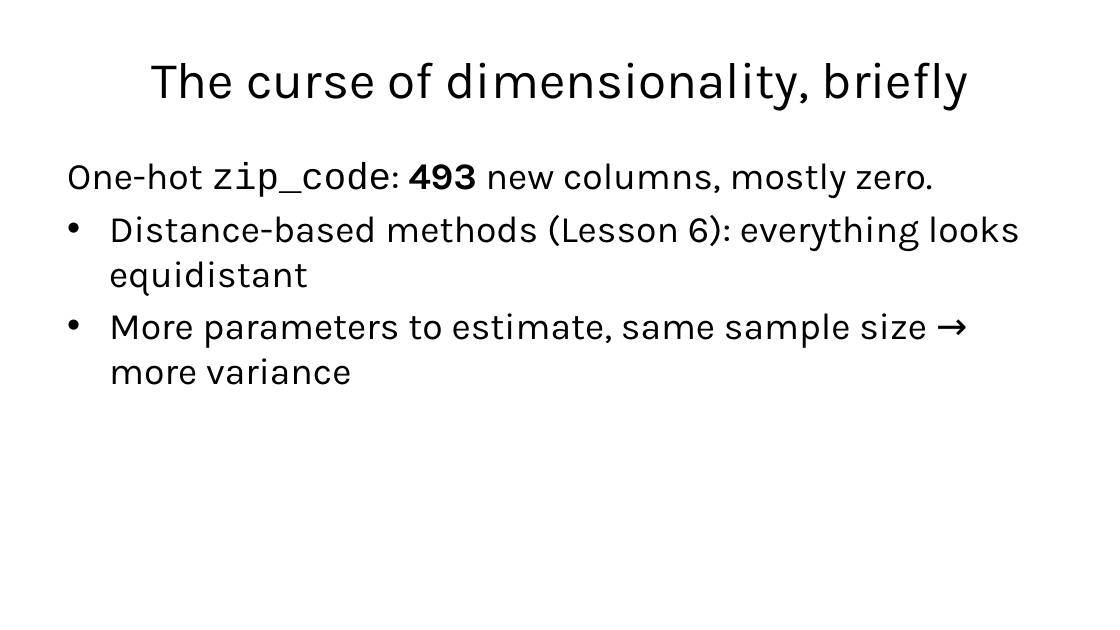
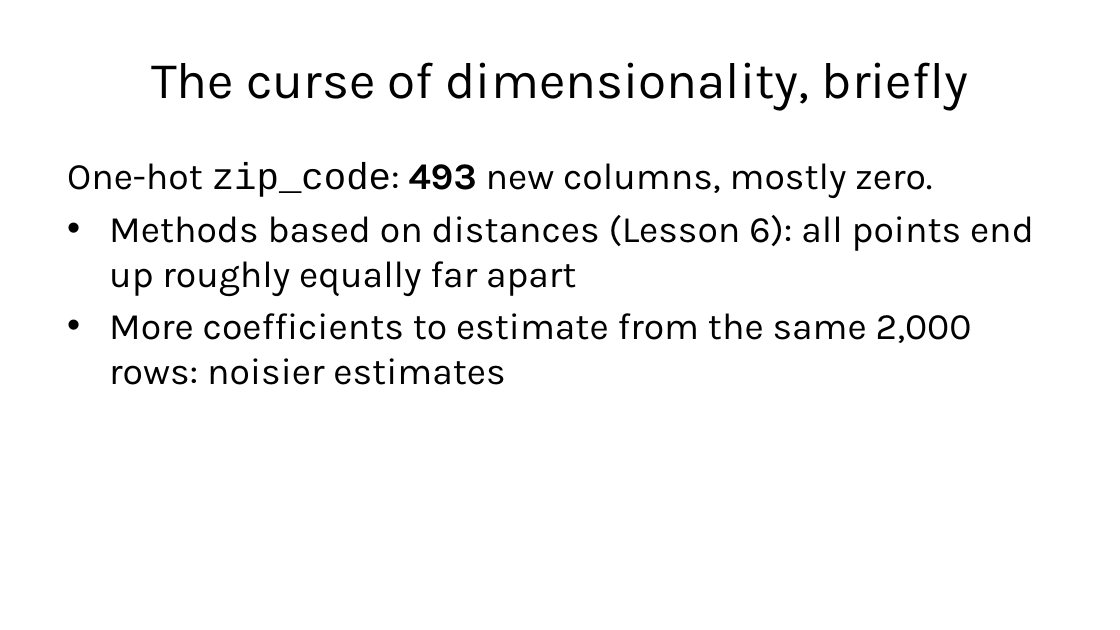
Before and after one commit to fabioantonini/technologies-for-artificial-intelligence, a slide deck: slide 34 of Lessons/02_data_exploration_and_preparation/Slides/data_exploration_and_preparation_slides.pptx. Drawn at 1120x630 pixels with LibreOffice and Linux fonts; fonts in the diff are those of the drawing; background and template pictures are left out. Boxes give left, top, right and bottom in pixels: in the first picture for what was removed or moved away, otherwise in the second. Text is boxed around its words. In the diff, an @@ line names an element or a change of style, - is before the commit and + after.

```diff
--- a/Lessons/02_data_exploration_and_preparation/Slides/data_exploration_and_preparation_slides.pptx
+++ b/Lessons/02_data_exploration_and_preparation/Slides/data_exploration_and_preparation_slides.pptx
@@ text at (x1=109, y1=215, x2=1034, y2=385): text changed @@
-• Distance-based methods (Lesson 6): everything looks equidistant
-• More parameters to estimate, same sample size → more variance
+• Methods based on distances (Lesson 6): all points end up roughly equally far apart
+• More coefficients to estimate from the same 2,000 rows: noisier estimates
```
Also in this commit, not shown: 25 other slides changed, 7 slides added, 7 slides removed, 2 other files.
